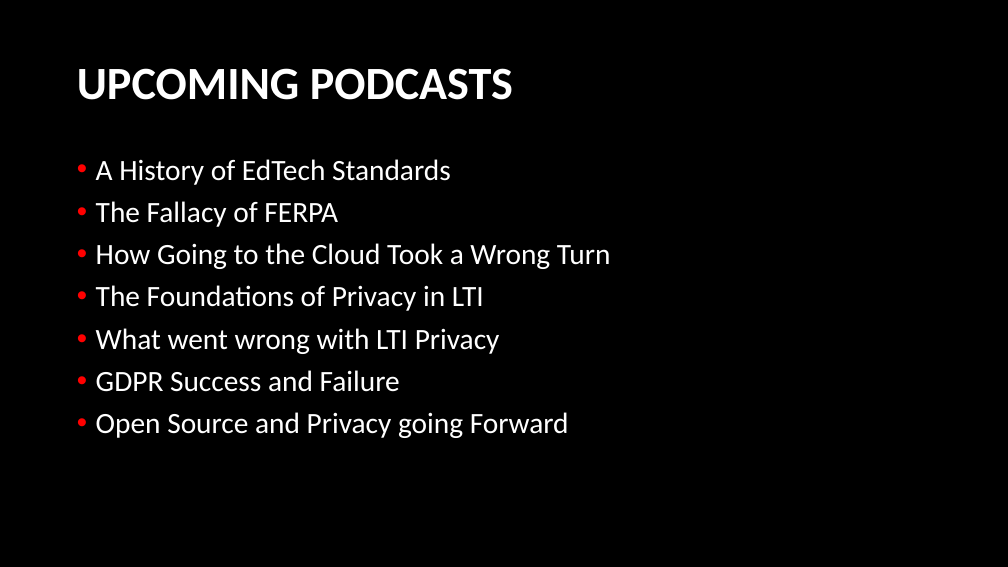
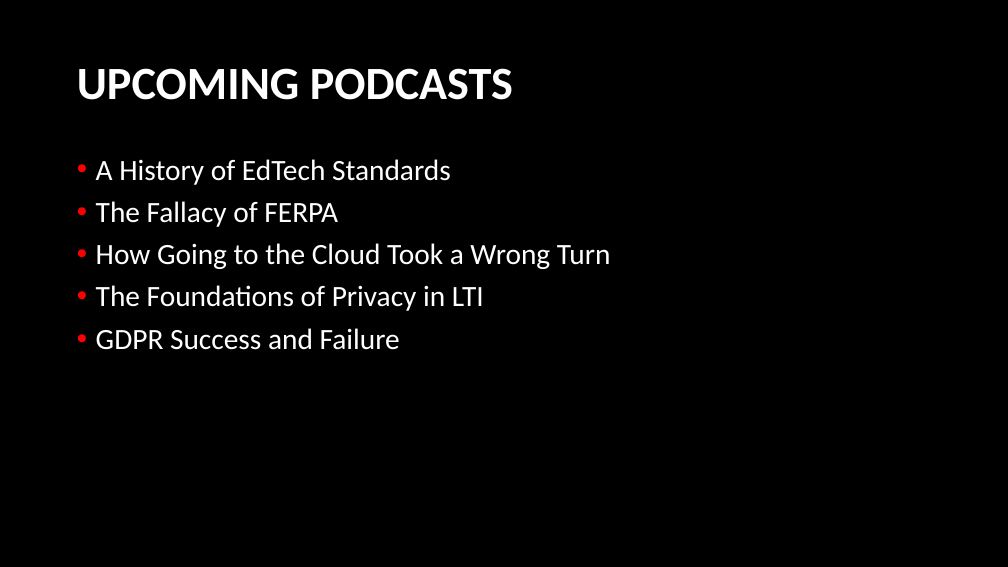
Before and after one commit to LearnerPrivacy/LearnerPrivacy.github.io, a slide deck: slide 4 of lectures/001-Overview.pptx (slide 3 before the commit). Drawn at 1008x567 pixels with LibreOffice and Linux fonts; fonts in the diff are those of the drawing; background and template pictures are left out. Boxes give left, top, right and bottom in pixels: in the first picture for what was removed or moved away, otherwise in the second. Text is boxed around its words. In the diff, an @@ line names an element or a change of style, - is before the commit and + after.

```diff
--- a/lectures/001-Overview.pptx
+++ b/lectures/001-Overview.pptx
@@ text at box(96, 328, 500, 354): paragraph removed @@
-• What went wrong with LTI Privacy
@@ text at box(96, 412, 569, 438): paragraph removed @@
-• Open Source and Privacy going Forward
```
Also in this commit, not shown: 4 other slides changed, 2 slides added, 2 other files.
